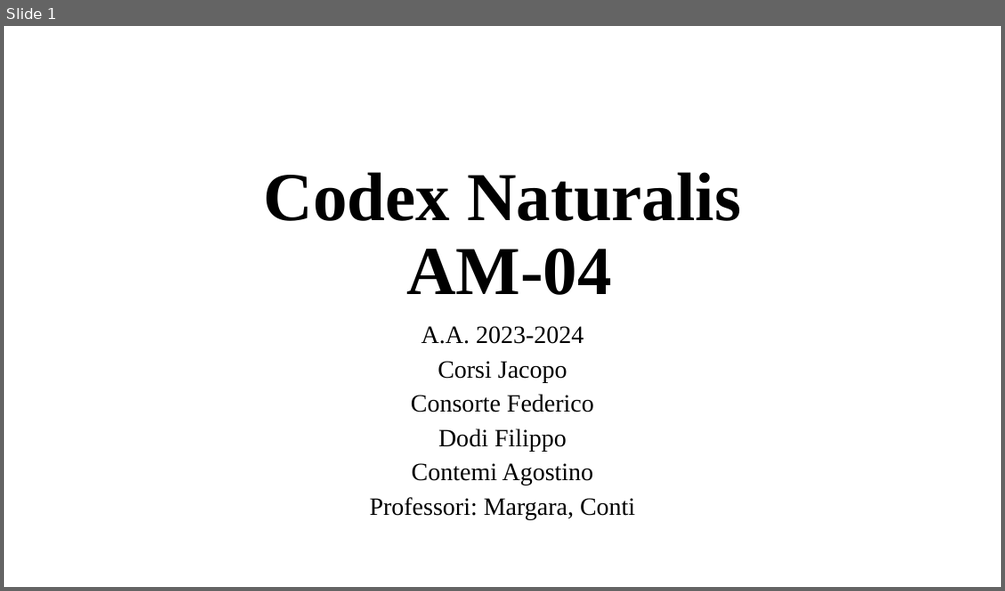
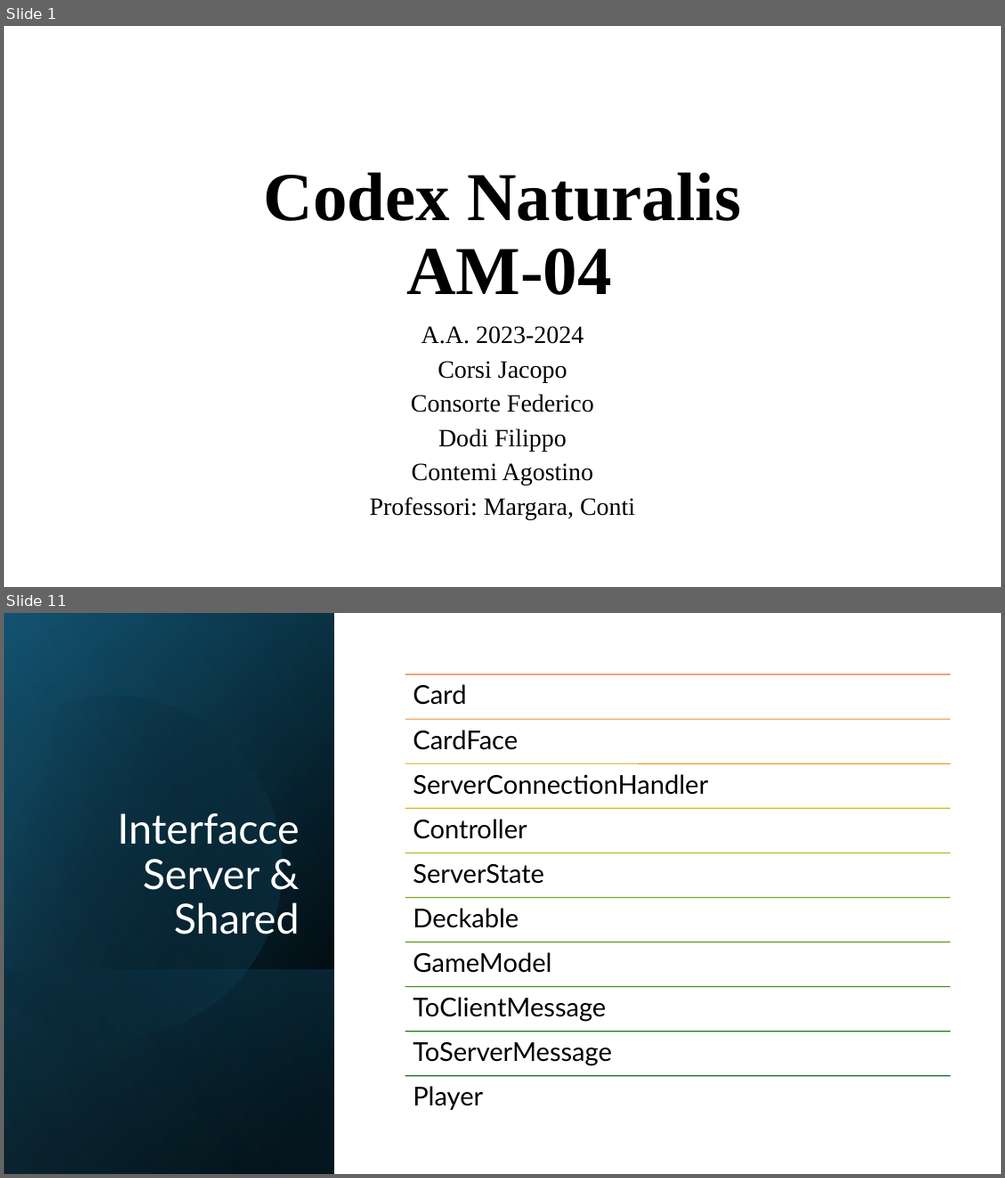
Before and after one commit to Ago19pc/IS24-AM04, a slide deck: deliveries/Codex Naturalis.pptx. Shown one above the other, each under a label of ours: slide 1 before the commit, slides 1 and 11 after it; the slides between them are not shown. The pictures are 1005x591 and 1005x1178 pixels, drawn with LibreOffice and Linux fonts; fonts in the diff are those of the drawing; background and template pictures are left out. Boxes give left, top, right and bottom in pixels: in the first picture for what was removed or moved away, otherwise in the second. Text is boxed around its words. In the diff, an @@ line names an element or a change of style, - is before the commit and + after.

```diff
--- a/deliveries/Codex Naturalis.pptx
+++ b/deliveries/Codex Naturalis.pptx
@@ slide 11 added at (4, 613, 1001, 1174), background #FFFFFF @@
@@ rectangle added at (4, 613, 334, 1174), fill gradient #000000 to #104862 @@
@@ rectangle added at (4, 614, 334, 1174), fill gradient #000000 to #156082 @@
@@ rectangle added at (4, 613, 334, 1174), fill gradient #000000 to #46B1E1 @@
@@ freeform shape added at (4, 655, 324, 1071), fill gradient #000000 to #156082 @@
@@ title added at (117, 813, 299, 934), 40 pt, text #FFFFFF @@
+Interfacce Server & Shared
@@ rectangle added at (4, 969, 334, 1174), fill gradient #156082 to #000000 @@
@@ group added at (404, 674, 951, 1110): 10 lines, 10 texts @@
+Card
+CardFace
+ServerConnectionHandler
+Controller
+ServerState
+Deckable
+GameModel
+ToClientMessage
+ToServerMessage
+Player
```
Also in this commit, not shown: 8 slides changed, 4 other slides added, 4 slides removed.
